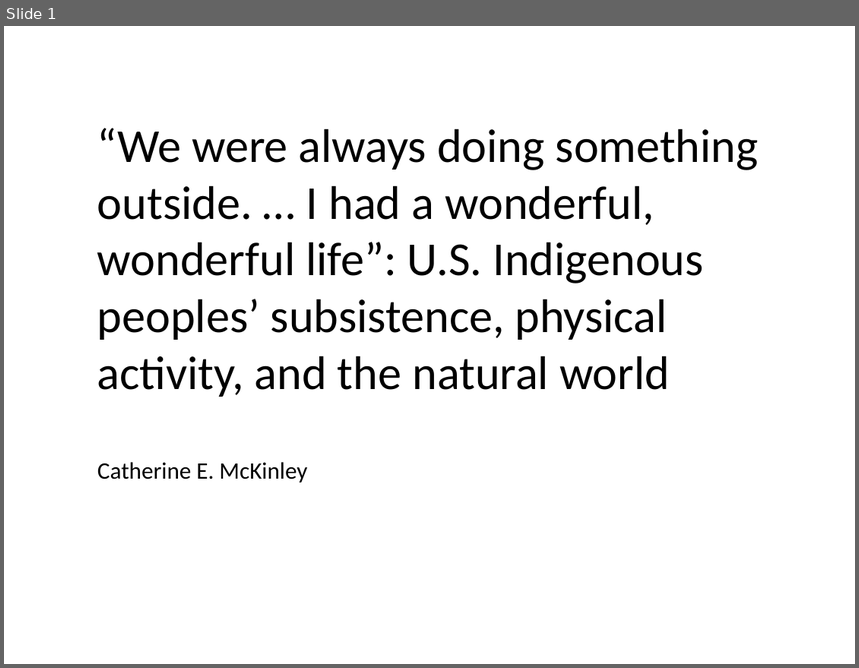
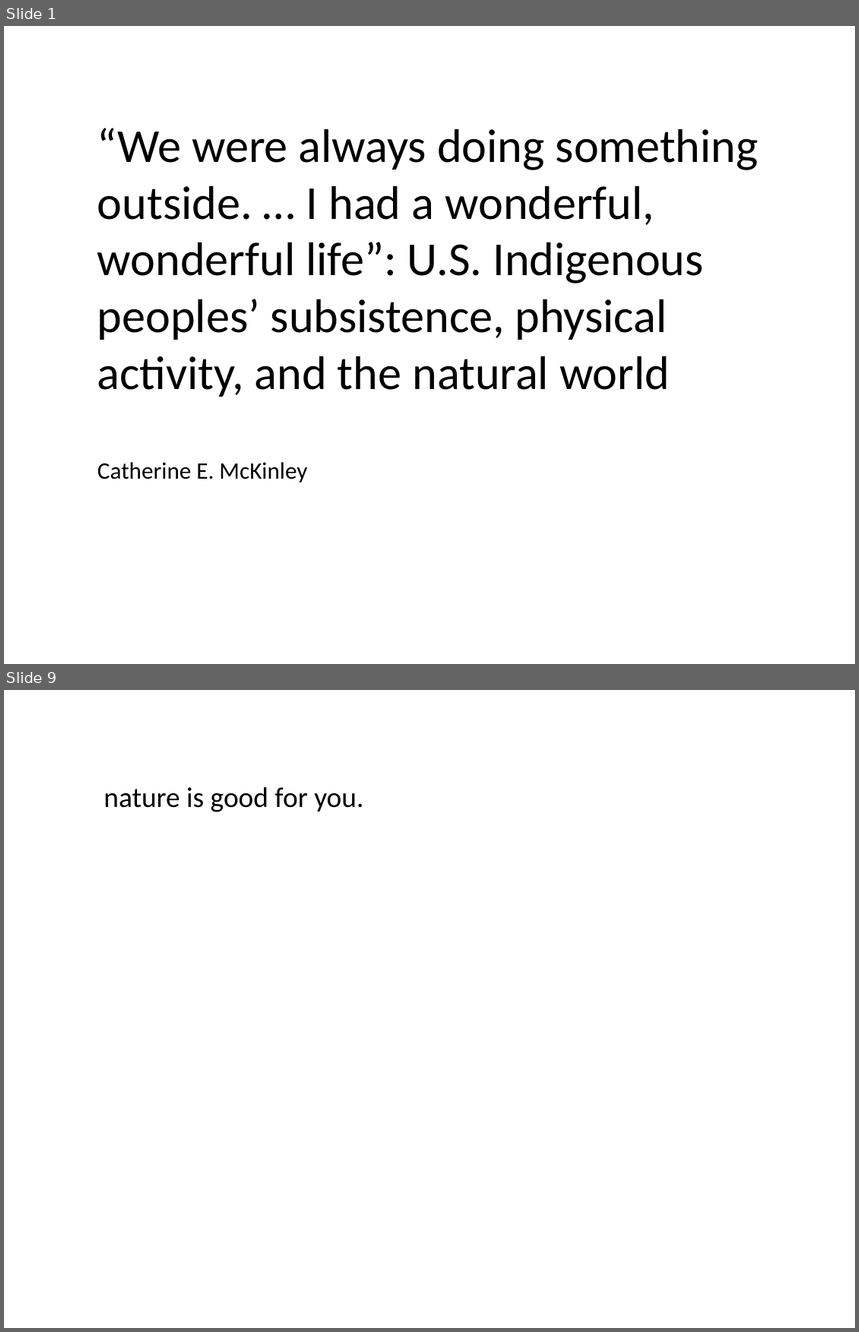
Before and after one commit to Xiaoyany88/INTUITION-Hack, a slide deck: example.pptx. Shown one above the other, each under a label of ours: slide 1 before the commit, slides 1 and 9 after it; the slides between them are not shown. The pictures are 859x668 and 859x1332 pixels, drawn with LibreOffice and Linux fonts; fonts in the diff are those of the drawing. Boxes give left, top, right and bottom in pixels: in the first picture for what was removed or moved away, otherwise in the second. Text is boxed around its words. In the diff, an @@ line names an element or a change of style, - is before the commit and + after.

```diff
--- a/example.pptx
+++ b/example.pptx
@@ slide 9 added at (4,690,855,1328), background #FFFFFF @@
@@ text added at (104,787,363,812), 24 pt, text #000000 @@
+nature is good for you.
```
Also in this commit, not shown: 13 other slides added, 15 other files.
